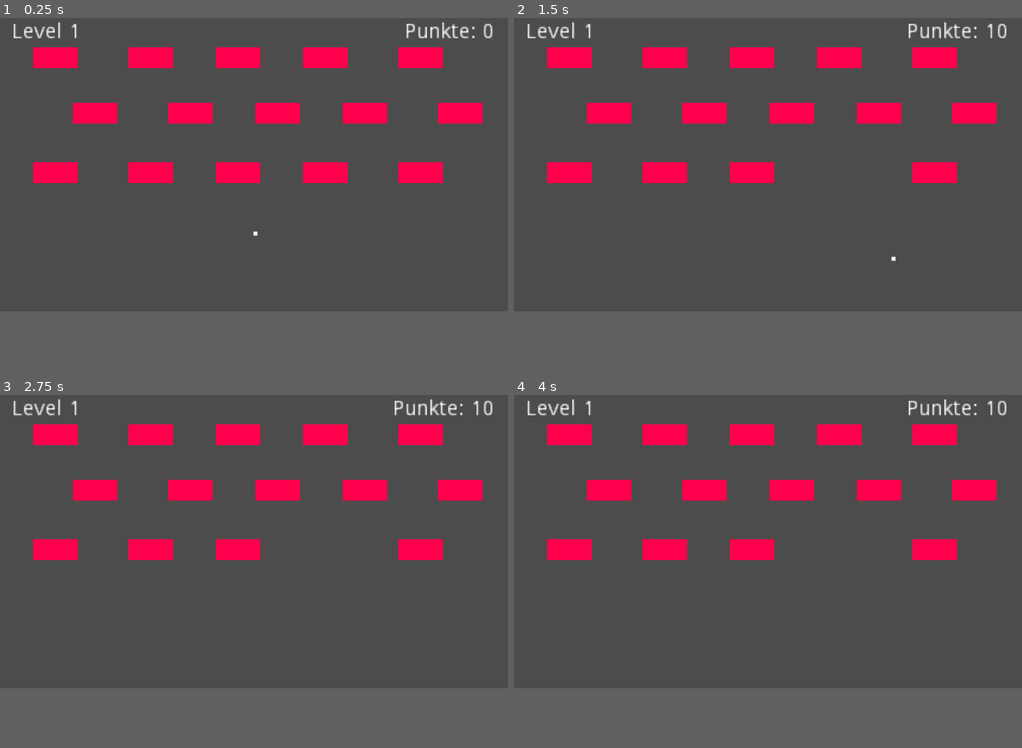
Above: before the commit, frames 1-4 (two rows, left to right).
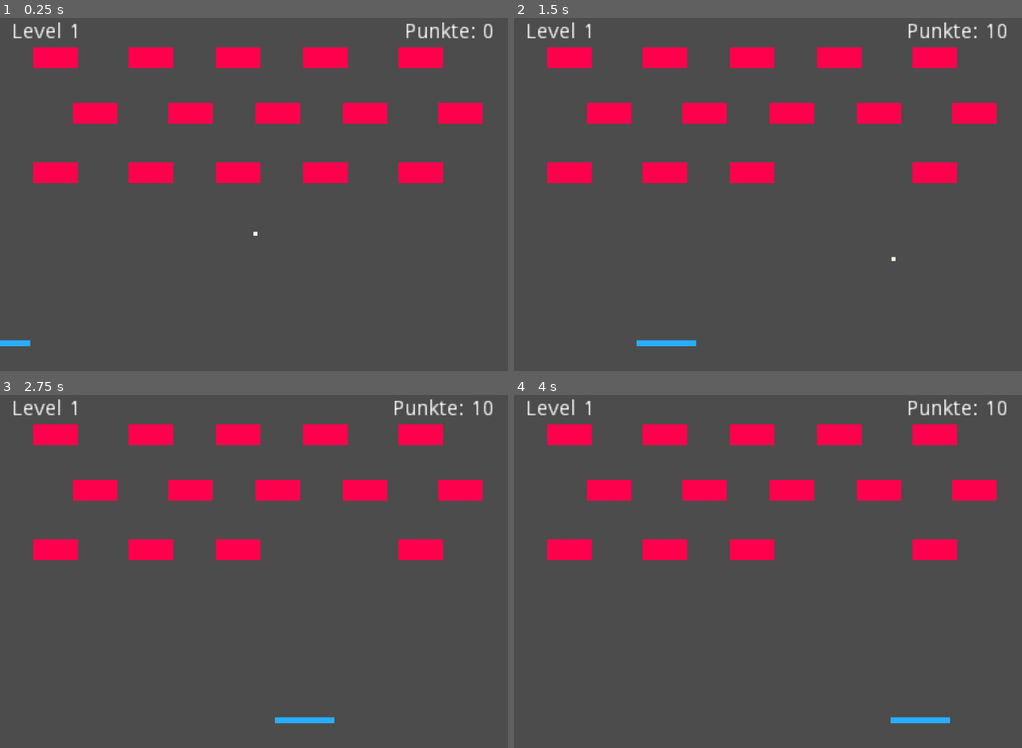
Above: after the commit, the same moments.

Repository: silversurfer-gr/Pong
Game: Godot game, scene res://Level.tscn
Two runs of this game, one before a commit and one after it. Both use one fixed random seed, a clock stepped at 60 frames per second and the inputs below.
Inputs (mouse positions are in pixels of both pictures, inside the frame that each line leads up to):
- Up to frame 1 (0.25 s): no input
- Up to frame 2 (1.5 s): move the mouse to (879, 148) at 0.52 s; move the mouse to (666, 176) at 1.27 s
- Up to frame 3 (2.75 s): tap Enter at 2 s; move the mouse to (304, 472) at 2.02 s
- Up to frame 4 (4 s): tap Space at 2.75 s; move the mouse to (742, 599) at 2.77 s; tap Enter at 3.5 s; move the mouse to (920, 585) at 3.52 s
In our replay, the window is 800x468 before the commit and 800x562 after it. These sizes can differ from the game's own. Grey fills any space a smaller window leaves; there, only what the larger window draws over its background counts as a difference.

The runs differ from the first frame. In frame 1, 0.3% of the frame differs, in the area x 0-95%, y 29-93%; in frame 2, 0.4%, in the area x 6-95%, y 29-93%; in frame 3, 0.4%; in frame 4, 0.4%.

Commit message:
change level height

Diff:
--- a/project.godot
+++ b/project.godot
@@ -18,6 +18,10 @@
 
 GameData="*res://GameData.gd"
 
+[display]
+
+window/size/height=720
+
 [gui]
 
 common/drop_mouse_on_gui_input_disabled=true
